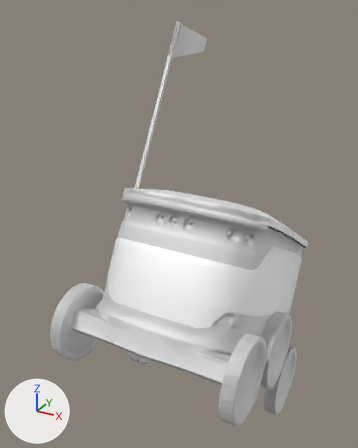
One commit to the glTF model public/e-model.gltf: the scene before it, then after it.
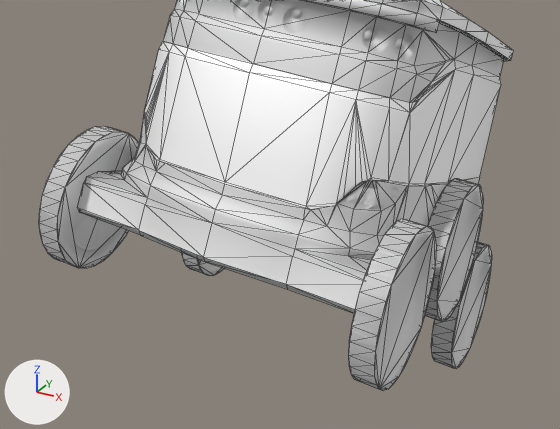
Each version appears first whole from a 50 mm camera at (7.36, -14.63, 14.24) aimed at (-1.06, 0.67, 6.59), and next in a close-up on the part from 8% to 93% of the width and 48% to 100% of the height. The lights are fixed; the arrows at lower left show +X, +Y and +Z. The last two pictures show the newer version. Both versions are drawn at frame 16 of the action 'rocker'; the numbers are the values there. The close-ups show mesh edges as thin lines.

The scene before the commit, as lines of its bpy script (objects in view):
```python
me_body_front = bpy.data.meshes.new('body front')
me_body_front.from_pydata(...)  # 60 vertices, 79 faces; spans x -266.0..266.0, y 256.0..474.0, z 336.0..450.0
me_body_front.materials.append(mat_front)
me_cube_003 = bpy.data.meshes.new('Cube.003')
me_cube_003.from_pydata(...)  # 56 vertices, 80 faces; spans x -304.0..301.0, y -39.0..42.0, z -184.0..184.0
me_cube_003.materials.append(mat_body)  # its picture is missing
me_cube_012 = bpy.data.meshes.new('Cube.012')
me_cube_012.from_pydata(...)  # a 32-sided cylinder along x spanning x -22.0..22.0, y -139.0..139.0, z -139.0..139.0
me_cube_012.materials.append(mat_wheel)  # its picture is missing
ob_body_front = bpy.data.objects.new('body front', me_body_front)
ob_body_front.parent = ob_robot
ob_body_front.location = (0.0, 0.0, 0.0)
ob_rocker_bogie = bpy.data.objects.new('rocker-bogie', me_cube_003)
ob_rocker_bogie.parent = ob_robot
ob_rocker_bogie.location = (0.00751, 141.6, -89.08)
ob_rocker_bogie.rotation_euler = (-0.524, 0.0, 0.0)  # degrees (-30, 0, 0)
ob_wheel_back_right = bpy.data.objects.new('wheel back right', me_cube_012)
ob_wheel_back_right.parent = ob_rocker_bogie
ob_wheel_back_right.location = (322.2, -1.926, -143.1)
ob_wheel_back_right.rotation_euler = (0.0, 0.0, 3.142)  # degrees (0, 0, 180)
# also in view: 'robot' at (0.0, 1.02, 4.43); 'wheel front right' at (3.22, -2.91, 3.59); 'body left' at (2.77, 1.49, 4.43); 'wheel front left' at (-3.22, -2.91, 3.59); 'wheel middle right' at (3.22, 0.18, 2.61)
```
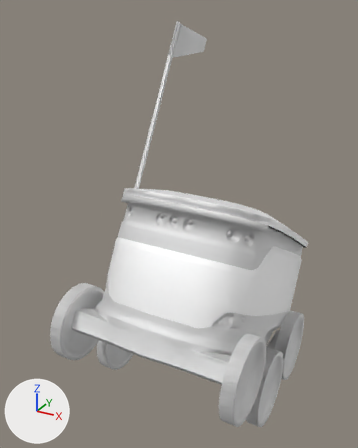
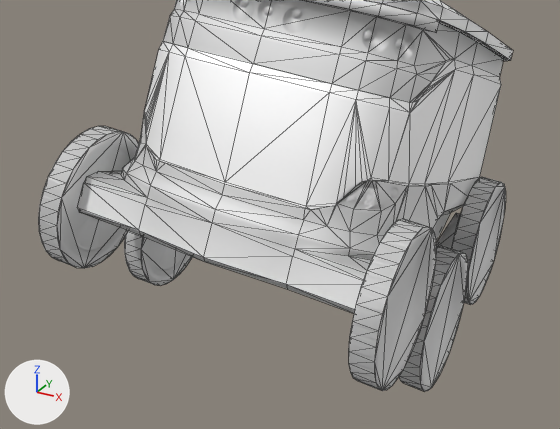
Boxes (x1, y1, x2, y2) around the edits, measured in the close-ups (560 x 429 px):
```json
{"object": "wheel middle right", "change": "turned", "before": [425, 178, 483, 321], "after": [399, 245, 468, 391]}
{"object": "wheel back right", "change": "turned", "before": [432, 242, 492, 369], "after": [452, 177, 506, 305]}
{"object": "wheel middle left", "change": "turned", "after": [124, 231, 192, 285], "on screen": "not visible before"}
{"object": "wheel back left", "change": "turned", "before": [181, 252, 224, 276], "on screen": "not visible afterwards"}
{"object": "rocker-bogie", "change": "turned", "after": [436, 213, 461, 248], "on screen": "not visible before"}
```

The change, as JSON lines over the scene's bpy script:
```json
{"op": "set", "path": "ob_rocker_bogie.rotation_euler", "old": "(-0.524, 0.0, 0.0)", "new": "(0.524, 0.0, 0.0)", "note": "degrees (-30, 0, 0) -> degrees (30, 0, 0)"}
```
